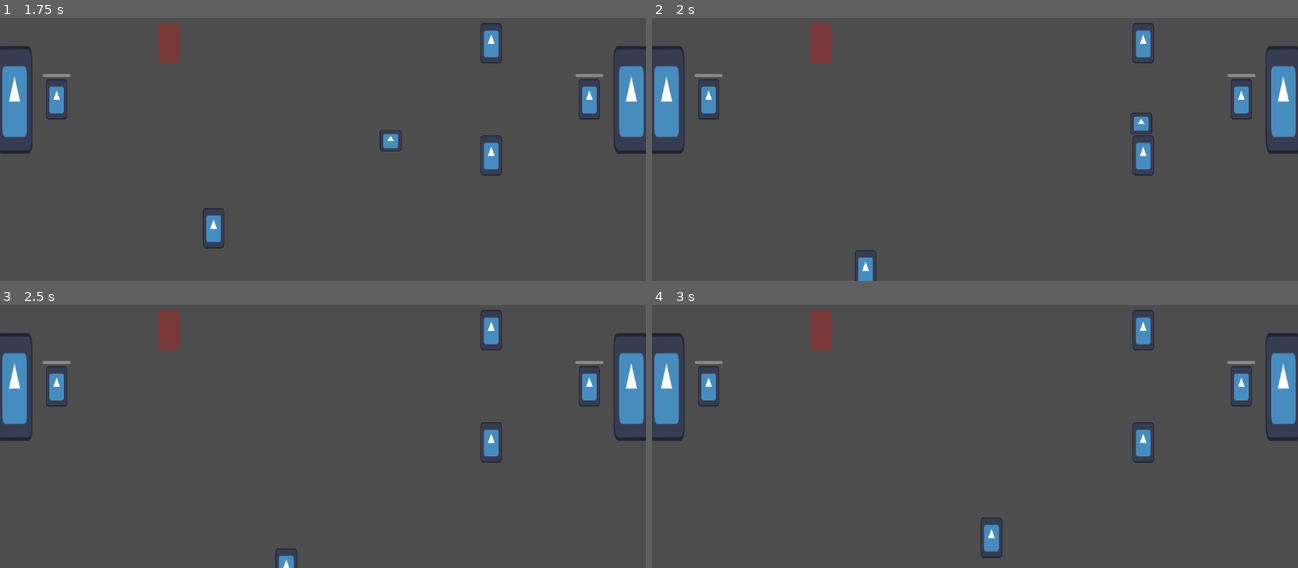
Above: before the commit, frames 1-4 (two rows, left to right).
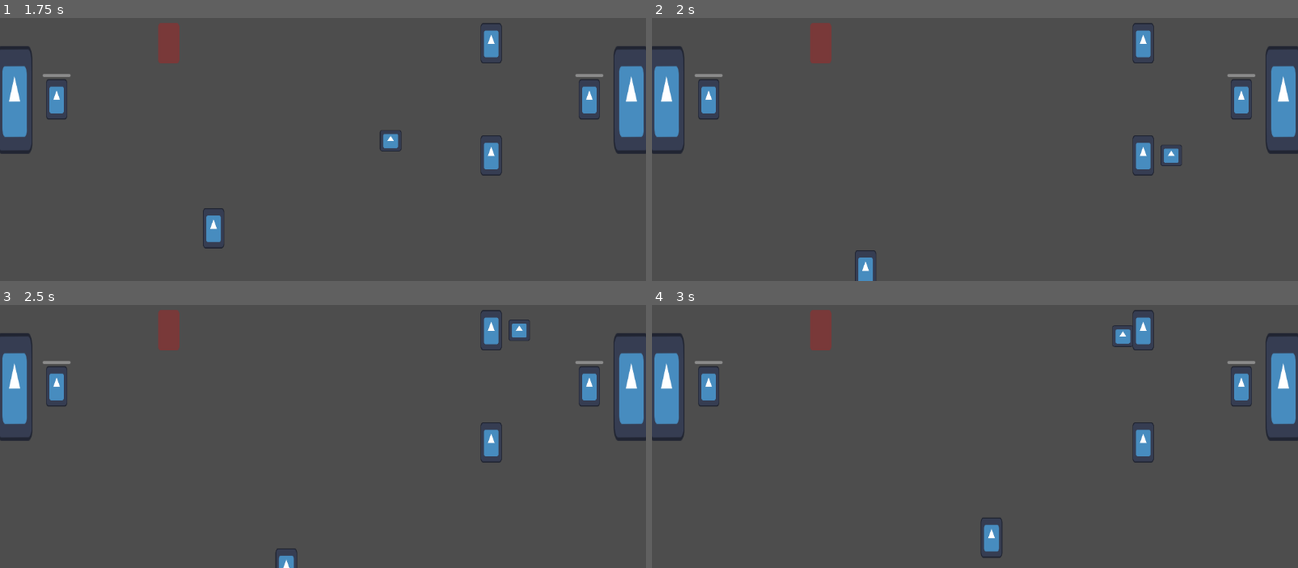
Above: after the commit, the same moments.

Repository: david8zhang/spooky-soccer
Game: Godot game, scene res://scenes/Main.tscn
Same seed, same stepped clock (60 frames per second), same inputs: the game is played once before the commit and once after it. The engine's default icon, where the game draws it, is replaced by a stand-in: a white triangle on a blue panel in a dark square.
Inputs:
- Up to frame 1 (1.75 s): tap Enter at 0.5 s; hold Right (move_right) 0.53-1.28 s; tap Space (pass) at 0.6, 1.55 s; tap F (shoot) at 0.8, 1.35 s; hold Down (move_down) from 1.28 s (still down)
- Up to frame 2 (2 s): keep holding Down (move_down)
- Up to frame 3 (2.5 s): release Down (move_down) at 2.03 s; hold Right (move_right) from 2.03 s (still down); tap Space (pass) at 2.1 s; tap F (shoot) at 2.3 s
- Up to frame 4 (3 s): release Right (move_right) at 2.78 s; hold Up (move_up) from 2.78 s (still down); tap F (shoot) at 2.85 s

Frame 1 is identical in both runs. In frame 2, 0.3% of the frame differs, in the area x 74-82%, y 36-57%; in frame 3, 0.2%; in frame 4, 0.2%.

Commit message:
added basic scoring

Diff:
--- a/prefabs/Ball.tscn
+++ b/prefabs/Ball.tscn
@@ -41,6 +41,7 @@
 
 [node name="CollisionDetector" type="Area2D" parent="."]
 collision_layer = 4
+collision_mask = 7
 
 [node name="CollisionShape2D" type="CollisionShape2D" parent="CollisionDetector"]
 shape = SubResource("CircleShape2D_kr422")
--- a/prefabs/Goalkeeper.tscn
+++ b/prefabs/Goalkeeper.tscn
@@ -22,6 +22,7 @@
 size = Vector2(38, 72)
 
 [node name="Goalkeeper" type="RigidBody2D"]
+lock_rotation = true
 script = ExtResource("1_84vqb")
 
 [node name="AnimatedSprite2D" type="AnimatedSprite2D" parent="."]
--- a/scenes/Main.tscn
+++ b/scenes/Main.tscn
@@ -14,10 +14,8 @@
 
 [node name="Ball" parent="." instance=ExtResource("3_w1s3v")]
 position = Vector2(16, 180)
-collision_mask = 0
 physics_material_override = SubResource("PhysicsMaterial_nmsru")
 gravity_scale = 2.66454e-15
-lock_rotation = true
 
 [node name="PlayerFieldManager" parent="." instance=ExtResource("1_uj31e")]
 position = Vector2(2.08165e-12, 2.08165e-12)
--- a/scripts/Ball.gd
+++ b/scripts/Ball.gd
@@ -19,9 +19,12 @@
 	collision_detector.set_deferred("disabled", false)
 
 var curr_poss_status
-var initial_passer
+var prev_possessor
 
 func _on_field_player_detector_body_entered(body):
 	if body is FieldPlayer:
 		var field_player = body as FieldPlayer
 		field_player.handle_ball_collision()
+	if body is Goal:
+		var goal = body as Goal
+		goal.handle_ball_collision(self)
--- a/scripts/FieldPlayer.gd
+++ b/scripts/FieldPlayer.gd
@@ -75,7 +75,7 @@
 	if pass_target != null and pass_target != closest_player:
 		pass_target.hide_highlight()
 	pass_target = closest_player
-	if has_possession:
+	if has_possession and side == Side.PLAYER:
 		pass_target.show_highlight()
 
 func show_highlight():
@@ -92,7 +92,7 @@
 		var velocity_vector = dir * PASS_SPEED
 		ball.linear_velocity = velocity_vector
 		ball.curr_poss_status = Ball.POSS_STATUS.PLAYER_PASS
-		ball.initial_passer = self
+		ball.prev_possessor = self
 		ball.enable_collision_detector()
 		is_selected = false
 		lose_poss_of_ball()
@@ -103,6 +103,8 @@
 	var opp_goal = get_opposing_goal()
 	var dir = (opp_goal.global_position - ball.global_position).normalized()
 	var velocity_vector = dir * SHOOT_SPEED
+	ball.prev_possessor = self
+	ball.enable_collision_detector()
 	ball.linear_velocity = velocity_vector
 	lose_poss_of_ball()
 
@@ -110,8 +112,8 @@
 	var ball = game.ball as Ball
 	if can_take_possession:
 		if ball.curr_poss_status == Ball.POSS_STATUS.PLAYER_PASS:
-			if ball.initial_passer != null:
-				ball.initial_passer.can_take_possession = true
+			if ball.prev_possessor != null:
+				ball.prev_possessor.can_take_possession = true
 		take_poss_of_ball()
 
 func get_opposing_goal():
@@ -127,7 +129,9 @@
 	var ball = game.ball as Ball
 	ball.disable_collision_detector()
 	has_possession = true
-	is_selected = true
+
+	if side == Side.PLAYER:
+		is_selected = true
 
 func lose_poss_of_ball():
 	has_possession = false
--- a/scripts/Goal.gd
+++ b/scripts/Goal.gd
@@ -2,4 +2,5 @@
 extends StaticBody2D
 
 func handle_ball_collision(ball: Ball):
+	ball.linear_velocity = Vector2.ZERO
 	print("Scored!")
